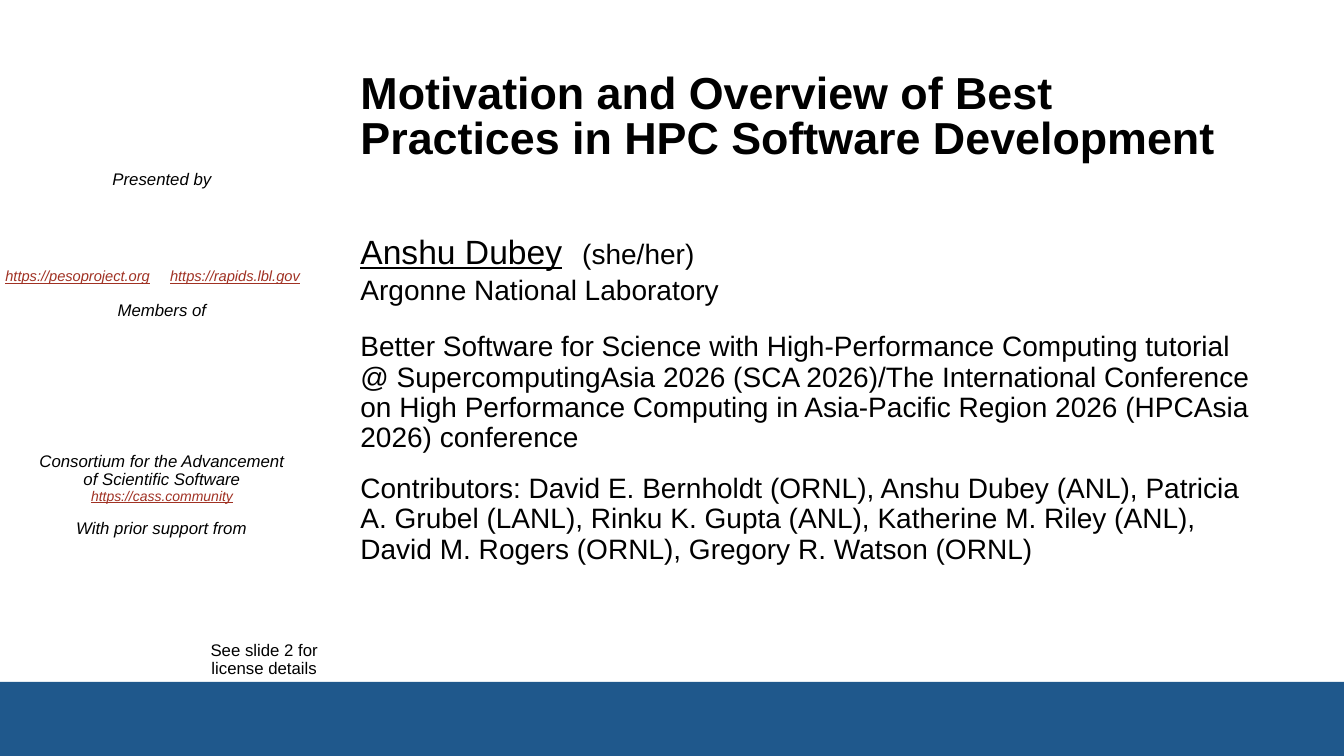
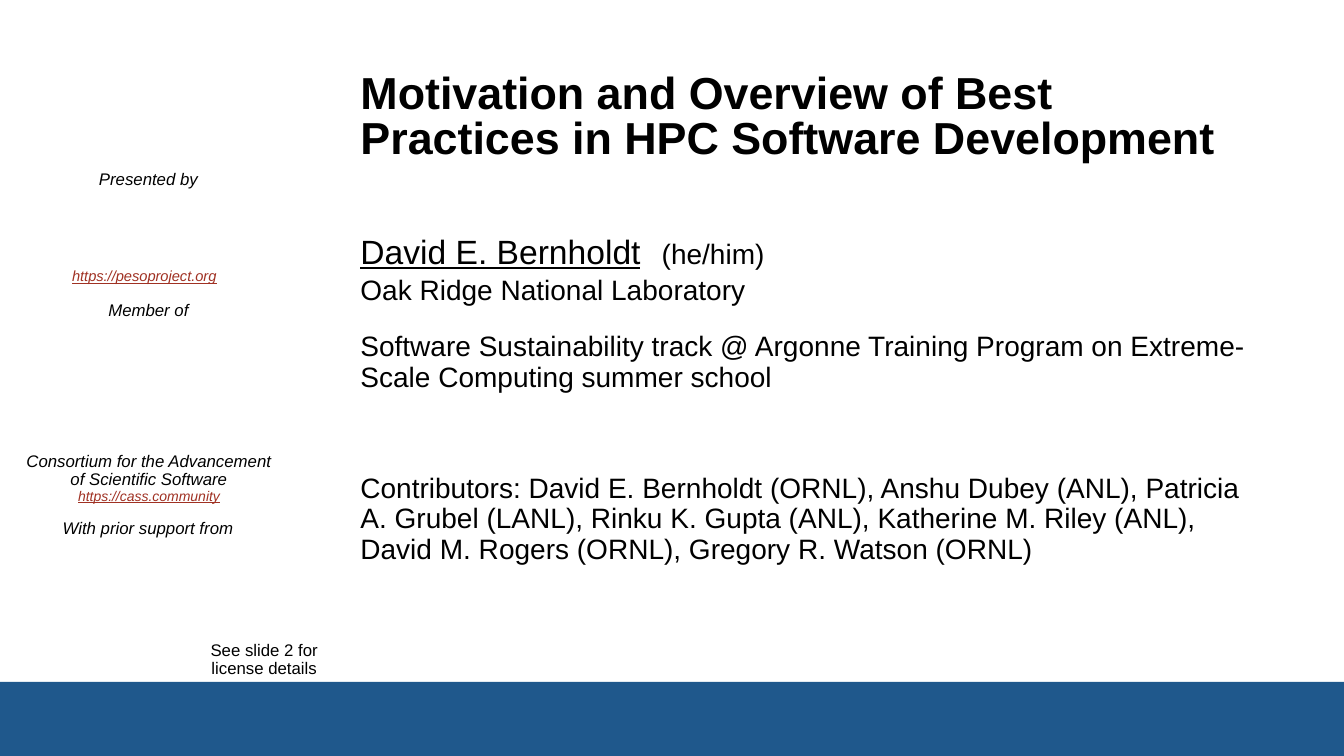
Before and after one commit to bssw-tutorial/presentations, a slide deck: slide 1 of overview.pptx. Drawn at 1344x756 pixels with LibreOffice and Linux fonts; fonts in the diff are those of the drawing; background and template pictures are left out. Boxes give left, top, right and bottom in pixels: in the first picture for what was removed or moved away, otherwise in the second. Text is boxed around its words. In the diff, an @@ line names an element or a change of style, - is before the commit and + after.

Commit message:
Update overview for ATPESC 2026

```diff
--- a/overview.pptx
+++ b/overview.pptx
@@ text at (x1=360, y1=239, x2=641, y2=269): text changed @@
-Anshu Dubey
+David E. Bernholdt
@@ text "https://pesoproject.org" moved from (x1=5, y1=270, x2=149, y2=284) to (x1=72, y1=270, x2=216, y2=284) @@
@@ text at (x1=662, y1=243, x2=765, y2=269): text changed @@
-(she/her)
+(he/him)
@@ text removed at (x1=170, y1=270, x2=300, y2=284) @@
-https://rapids.lbl.gov
@@ text at (x1=360, y1=279, x2=745, y2=305): text changed @@
-Argonne National Laboratory
+Oak Ridge National Laboratory
@@ text at (x1=108, y1=304, x2=188, y2=316): text changed @@
-Members of
+Member of
@@ text at (x1=360, y1=335, x2=1244, y2=392): text changed @@
-Better Software for Science with High-Performance Computing tutorial @ SupercomputingAsia 2026 (SCA 2026)/The International Conference on High Performance Computing in Asia-Pacific Region 2026 (HPCAsia 2026) conference
+Software Sustainability track @ Argonne Training Program on Extreme-Scale Computing summer school
@@ 3 texts moved together from (x1=39, y1=173, x2=284, y2=538) to (x1=26, y1=173, x2=271, y2=538) @@
```
Also in this commit, not shown: 2 other slides changed.
